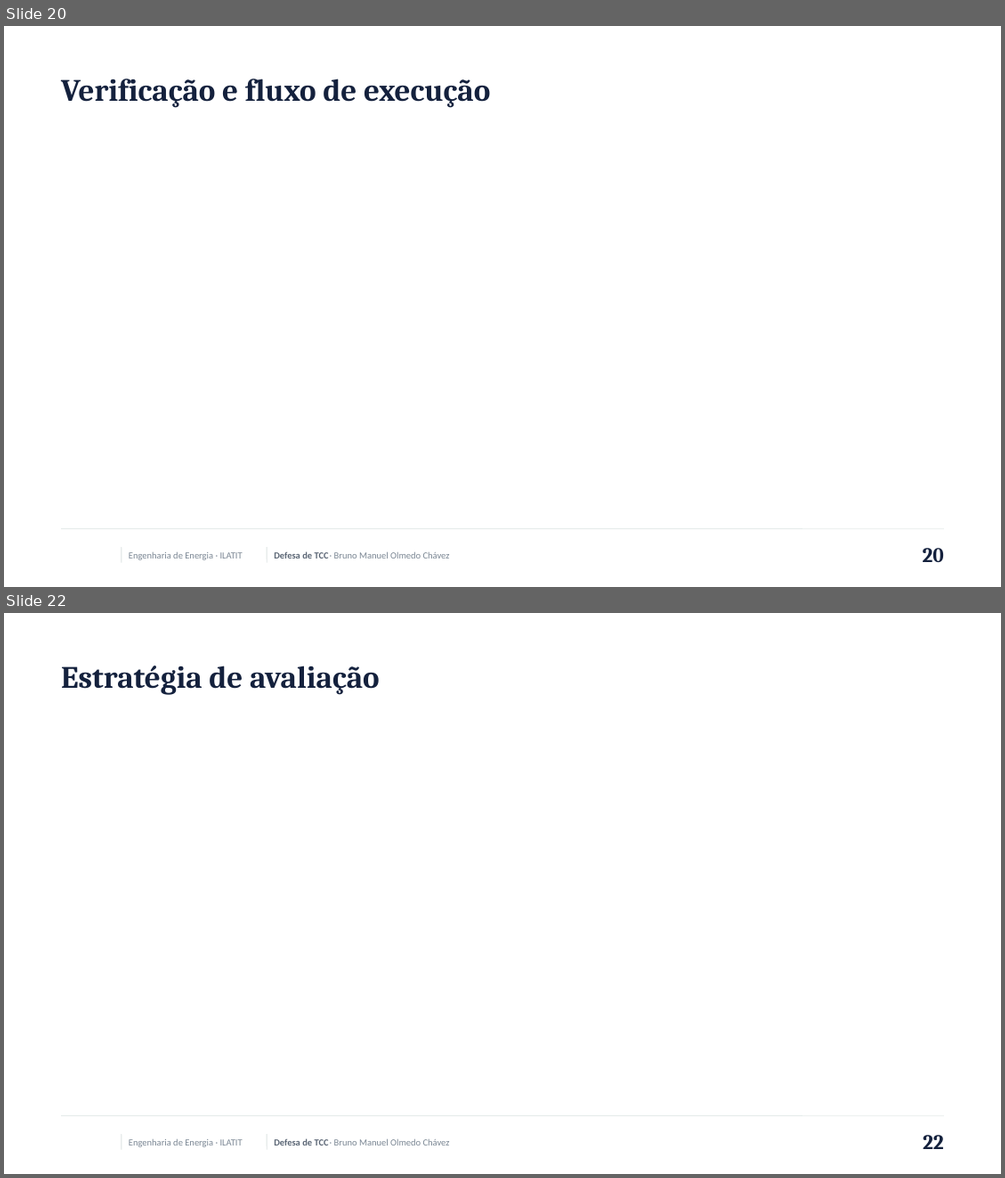
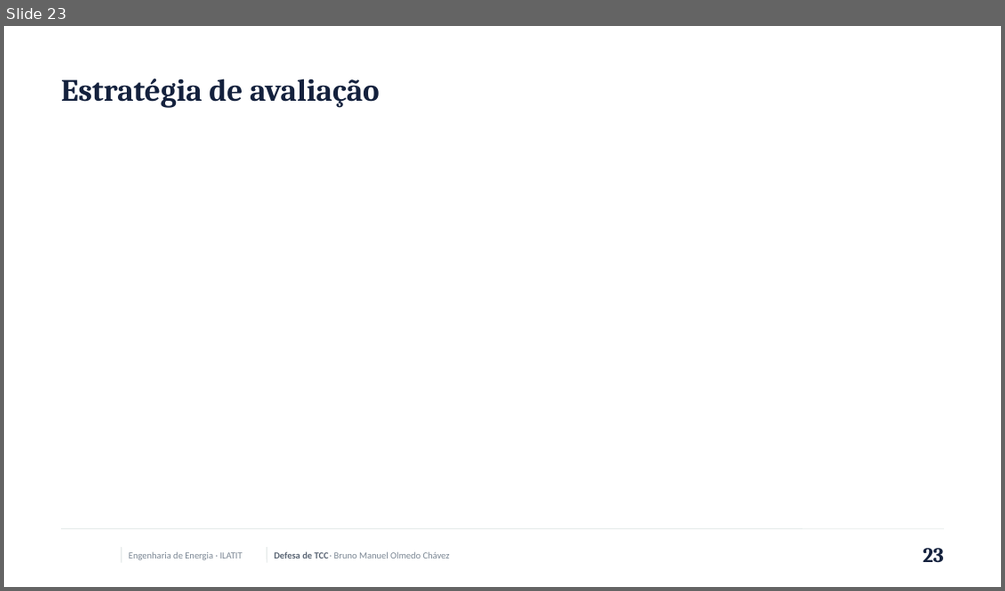
Before and after one commit to brunoolmedo22-Paraguay/EnergyMultimodelv1.5, a slide deck: docs/defesa_tcc/pptx/SEEDS_Defesa_TCC.pptx. Shown one above the other, each under a label of ours: slides 20 and 22 before the commit, slide 23 after it; the slides between them are not shown. The pictures are 1005x1178 and 1005x591 pixels, drawn with LibreOffice and Linux fonts; fonts in the diff are those of the drawing; background and template pictures are left out. Boxes give left, top, right and bottom in pixels: in the first picture for what was removed or moved away, otherwise in the second. Text is boxed around its words. In the diff, an @@ line names an element or a change of style, - is before the commit and + after.

```diff
--- a/docs/defesa_tcc/pptx/SEEDS_Defesa_TCC.pptx
+++ b/docs/defesa_tcc/pptx/SEEDS_Defesa_TCC.pptx
@@ slide 20 removed at (4, 26, 1001, 587), background #FFFFFF; not listed: 6 template elements that a slide beside it also shows @@
@@ title removed at (61, 79, 490, 107) @@
-Verificação e fluxo de execução
@@ page number removed at (922, 548, 944, 562) @@
-20
@@ what was slide 22 is now slide 23 @@
@@ page number at (922, 548, 944, 562): text changed @@
-22
+23
```
Also in this commit, not shown: 5 slides added, 3 other slides removed, 24 other files.
